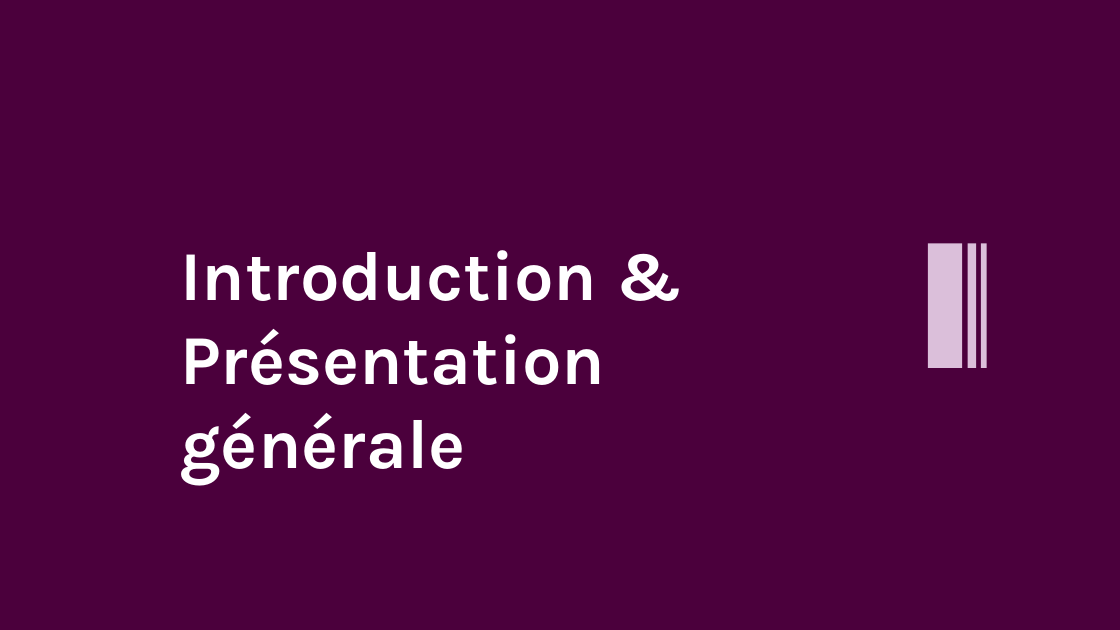
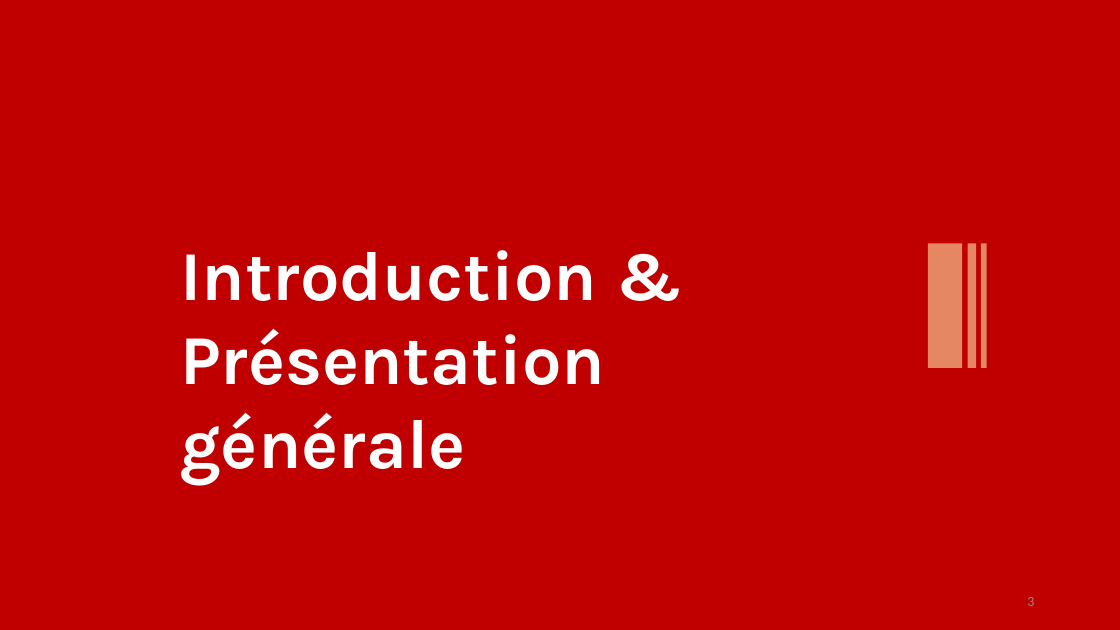
Before and after one commit to HouariZegai/academic-projects, a slide deck: slide 3 of Architecture SGBD/Project/presentation/Presentation-projet-SQLite.pptx. Drawn at 1120x630 pixels with LibreOffice and Linux fonts; fonts in the diff are those of the drawing. Boxes give left, top, right and bottom in pixels: in the first picture for what was removed or moved away, otherwise in the second. Text is boxed around its words. In the diff, an @@ line names an element or a change of style, - is before the commit and + after.

```diff
--- a/Architecture SGBD/Project/presentation/Presentation-projet-SQLite.pptx
+++ b/Architecture SGBD/Project/presentation/Presentation-projet-SQLite.pptx
@@ background #4B003C to #C00000 @@
@@ fill #DBBFDA to #E48762 in 3 elements at bbox=[928, 244, 963, 368], bbox=[968, 244, 976, 368], bbox=[981, 244, 987, 368] @@
@@ page number added at bbox=[1027, 597, 1034, 606], 12 pt, text #8C8C8C @@
+3
```
Also in this commit, not shown: 10 other slides changed, 45 slides added, 2 slides removed, 23 other files.
